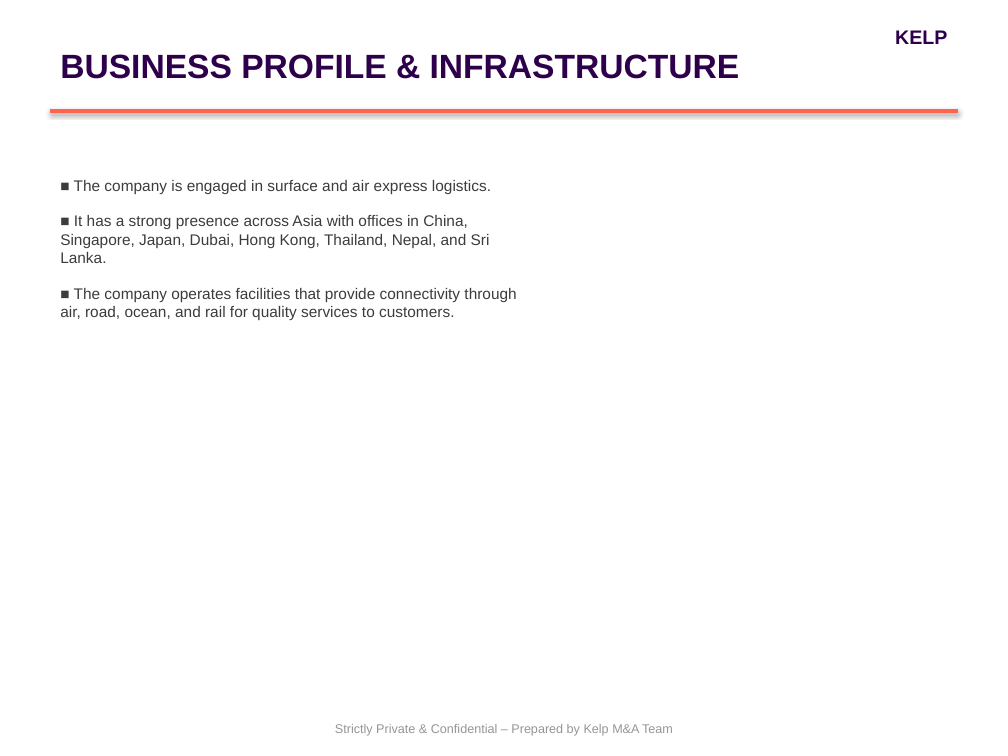
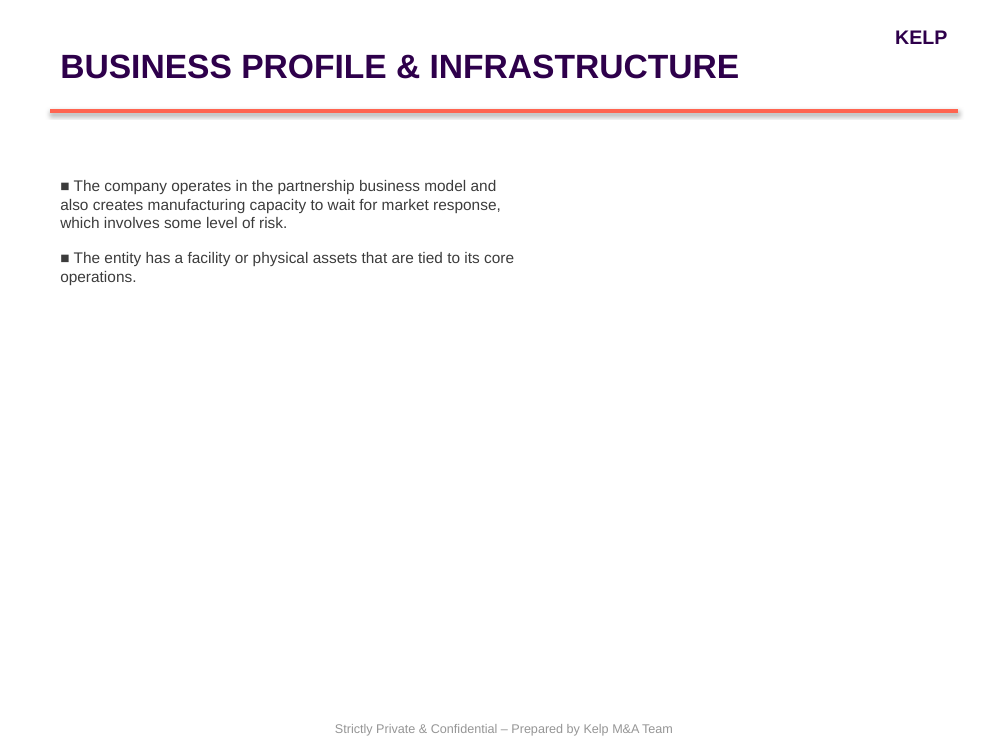
Before and after one commit to PiyushiAnand/Doc_to_PPT, a slide deck: slide 2 of Blind_Teaser_Gati_Final.pptx. Drawn at 1008x756 pixels with LibreOffice and Linux fonts; fonts in the diff are those of the drawing. Boxes give left, top, right and bottom in pixels: in the first picture for what was removed or moved away, otherwise in the second. Text is boxed around its words. In the diff, an @@ line names an element or a change of style, - is before the commit and + after.

```diff
--- a/Blind_Teaser_Gati_Final.pptx
+++ b/Blind_Teaser_Gati_Final.pptx
@@ text at <box>60,180,514,285</box>: text changed @@
-■ The company is engaged in surface and air express logistics.
-■ It has a strong presence across Asia with offices in China, Singapore, Japan, Dubai, Hong Kong, Thailand, Nepal, and Sri Lanka.
-■ The company operates facilities that provide connectivity through air, road, ocean, and rail for quality services to customers.
+■ The company operates in the partnership business model and also creates manufacturing capacity to wait for market response, which involves some level of risk.
+■ The entity has a facility or physical assets that are tied to its core operations.
```
Also in this commit, not shown: 2 other slides changed, 14 other files.
